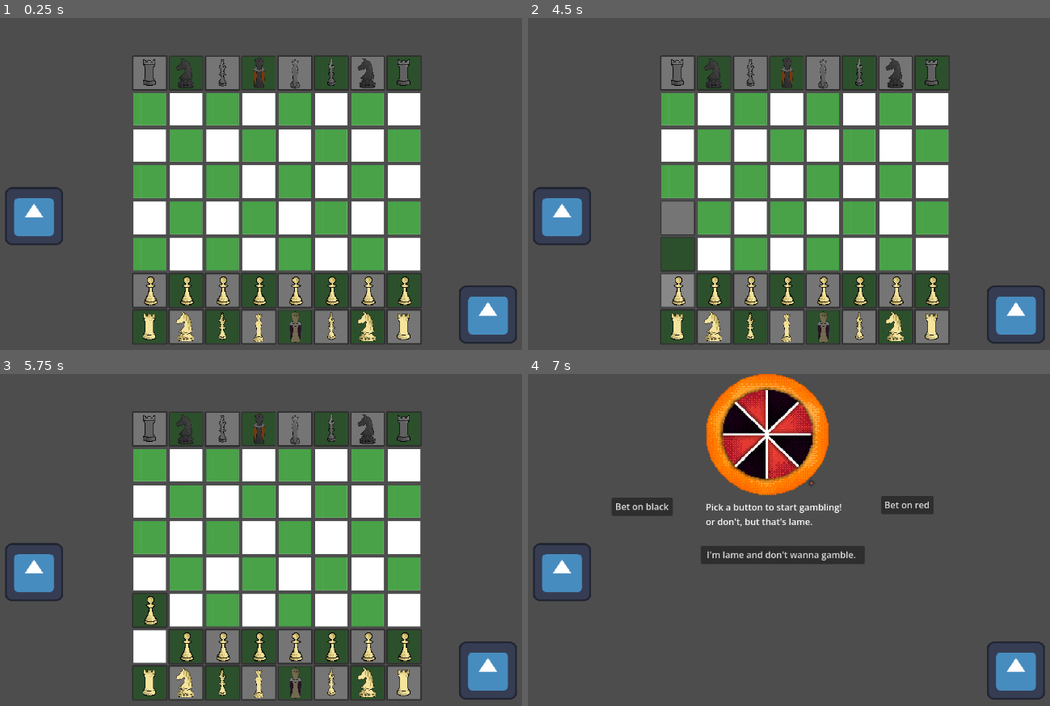
Above: before the commit, frames 1-4 (two rows, left to right).
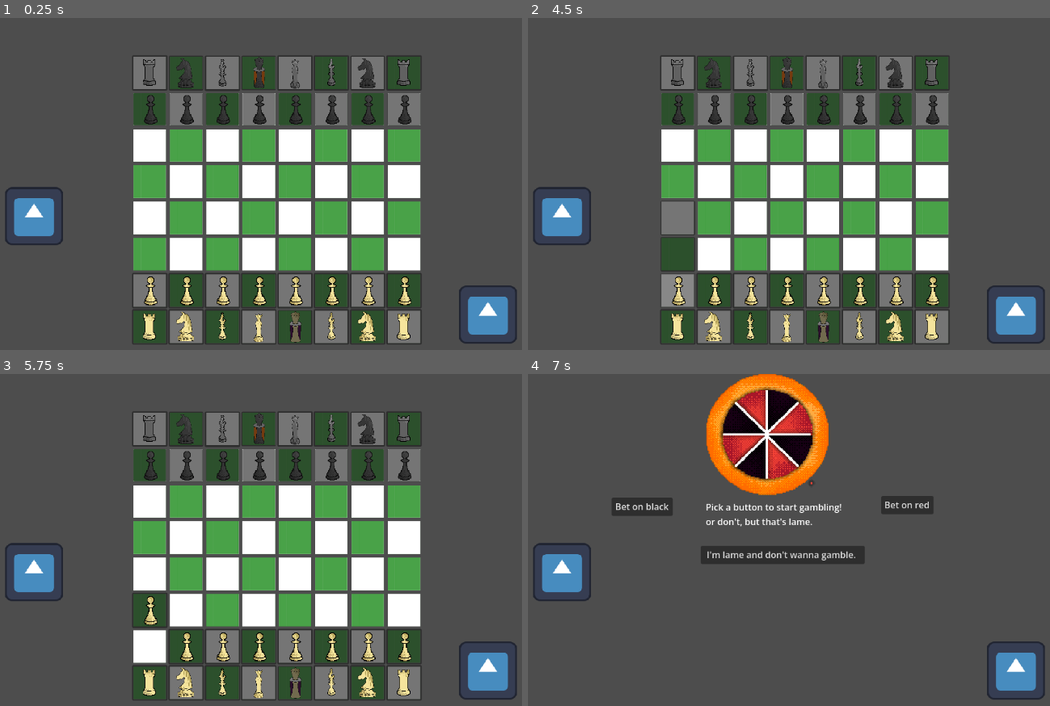
Above: after the commit, the same moments.

Repository: soligso-cpu/Chess-II-The-final-dlc-real-
Game: Godot game, scene res://Scenes/board.tscn
Two runs of this game, one before a commit and one after it. Both use one fixed random seed, a clock stepped at 60 frames per second and the inputs below. The engine's default icon, where the game draws it, is replaced by a stand-in: a white triangle on a blue panel in a dark square.
Inputs (mouse positions are in pixels of both pictures, inside the frame that each line leads up to):
- Up to frame 1 (0.25 s): no input
- Up to frame 2 (4.5 s): click (715, 326) at 0.52 s; click (789, 326) at 1.25 s; click (679, 326) at 2.02 s; click (752, 326) at 2.77 s; click (825, 326) at 3.5 s; click (679, 290) at 4.27 s
- Up to frame 3 (5.75 s): click (151, 609) at 5 s
- Up to frame 4 (7 s): tap Enter (ui_accept) at 5.75, 6.02, 6.5, 6.77 s; move the mouse to (1013, 672) at 5.77 s; hold Right (ui_right) from 5.78 s (still down); click (1013, 672) at 5.85 s; move the mouse to (564, 569) at 6.52 s; click (564, 569) at 6.6 s

The runs differ from the first frame. In frame 1, 4.9% of the frame differs, in the area x 25-81%, y 22-33%; in frame 2, 4.9%; in frame 3, 4.9%; in frame 4, nothing differs.

Commit message:
king fixing (he cant move diagonally)

Diff:
--- a/chess-ii--the-final-dlc/Scenes/board.tscn
+++ b/chess-ii--the-final-dlc/Scenes/board.tscn
@@ -16,6 +16,7 @@
 [ext_resource type="Texture2D" uid="uid://e33lej5yidwe" path="res://icon.svg" id="11_upw65"]
 [ext_resource type="Script" uid="uid://c2keaju0uuy74" path="res://Scripts/roulette_transport.gd" id="12_d7frl"]
 [ext_resource type="PackedScene" uid="uid://l0g2chhunsiv" path="res://Scenes/king_black.tscn" id="13_2cdyc"]
+[ext_resource type="PackedScene" uid="uid://cftk3c535i0r0" path="res://Scenes/pawn_black.tscn" id="14_2cdyc"]
 [ext_resource type="Texture2D" uid="uid://dos51bvteqds" path="res://Sprites/Tilemaps/Gamble.jpg" id="14_7iy1p"]
 
 [sub_resource type="RectangleShape2D" id="RectangleShape2D_shhme"]
@@ -645,28 +646,28 @@
 
 [node name="BlackPawns" type="Node2D" parent="Black" unique_id=572562130]
 
-[node name="Pawn9" parent="Black/BlackPawns" unique_id=1873266235]
+[node name="Pawn" parent="Black/BlackPawns" unique_id=273139928 instance=ExtResource("14_2cdyc")]
 position = Vector2(338, 123)
 
-[node name="Pawn10" parent="Black/BlackPawns" unique_id=1614310368]
+[node name="Pawn2" parent="Black/BlackPawns" unique_id=2328780 instance=ExtResource("14_2cdyc")]
 position = Vector2(418, 123)
 
-[node name="Pawn11" parent="Black/BlackPawns" unique_id=1036945592]
+[node name="Pawn3" parent="Black/BlackPawns" unique_id=998544226 instance=ExtResource("14_2cdyc")]
 position = Vector2(498, 123)
 
-[node name="Pawn12" parent="Black/BlackPawns" unique_id=1474532087]
+[node name="Pawn4" parent="Black/BlackPawns" unique_id=1089025073 instance=ExtResource("14_2cdyc")]
 position = Vector2(578, 123)
 
-[node name="Pawn13" parent="Black/BlackPawns" unique_id=1190208367]
+[node name="Pawn5" parent="Black/BlackPawns" unique_id=194757362 instance=ExtResource("14_2cdyc")]
 position = Vector2(658, 123)
 
-[node name="Pawn14" parent="Black/BlackPawns" unique_id=748202758]
+[node name="Pawn6" parent="Black/BlackPawns" unique_id=1072286131 instance=ExtResource("14_2cdyc")]
 position = Vector2(738, 123)
 
-[node name="Pawn15" parent="Black/BlackPawns" unique_id=162669236]
+[node name="Pawn7" parent="Black/BlackPawns" unique_id=1609065919 instance=ExtResource("14_2cdyc")]
 position = Vector2(818, 123)
 
-[node name="Pawn16" parent="Black/BlackPawns" unique_id=451976920]
+[node name="Pawn8" parent="Black/BlackPawns" unique_id=1706449368 instance=ExtResource("14_2cdyc")]
 position = Vector2(898, 123)
 
 [node name="LoreOrganizer" type="Node2D" parent="." unique_id=486928420]
--- a/chess-ii--the-final-dlc/Scripts/Globals.gd
+++ b/chess-ii--the-final-dlc/Scripts/Globals.gd
@@ -160,6 +160,11 @@
 var promotion_instance_position
 var promotion_instance_tile
 var promotion_instance_tile_group
+
+var piece_attacking_king: String
+var piece_attacking_king_direction: String
+var white_in_check
+var black_in_check
 
 var piece_focused = ""
 
--- a/chess-ii--the-final-dlc/Scripts/king.gd
+++ b/chess-ii--the-final-dlc/Scripts/king.gd
@@ -78,6 +78,25 @@
 		else:
 			if($MovementMarkers/Left3/Left3Sprite/Left3Area.get_overlapping_bodies().is_empty()):
 				enemy_left3 = false
+
+	if($MovementMarkers/FL/FLSprite/FLArea.get_overlapping_bodies().is_empty()):
+		if(!fl_touching_border):
+			enemy_fl = false
+			close_to_king_fl = false
+		else:
+			if($MovementMarkers/FL/FLSprite/FLArea.get_overlapping_bodies().is_empty()):
+				enemy_fl = false
+				close_to_king_fl = false
+
+
+	if($MovementMarkers/FR/FRSprite/FRArea.get_overlapping_bodies().is_empty()):
+		if(!fr_touching_border):
+			enemy_fr = false
+			close_to_king_fr = false
+		else:
+			if($MovementMarkers/FR/FRSprite/FRArea.get_overlapping_bodies().is_empty()):
+				enemy_fr = false
+				close_to_king_fr = false
 
 	if(self.name == "BlackKing"):
 		if(Globals.rook_a1_moved):
--- a/chess-ii--the-final-dlc/Scripts/queen.gd
+++ b/chess-ii--the-final-dlc/Scripts/queen.gd
@@ -10,6 +10,7 @@
 var fl_touching_border
 var br_touching_border
 var bl_touching_border
+
 
 var tile
 var tile_group
@@ -1756,20 +1757,45 @@
 func _on_back_1_area_body_entered(body: Node2D) -> void:
 	back1_tile = body.tile
 	back1_tile_group = body.tile_group
-	if(body.is_in_group("White")):
-		if(self.is_in_group("White")):
+	# IF THE KING IS IN CHECK
+	if(self.is_in_group("White") && Globals.white_in_check):
+		if(body.is_in_group(Globals.piece_attacking_king)):
 			enemy_back1 = true
-			back_touching_border = true
-		else:
+			touching_border = false
+	elif(self.is_in_group("Black") && Globals.black_in_check):
+		if(body.is_in_group(Globals.piece_attacking_king)):
 			enemy_back1 = true
-			back_touching_border = false
-	elif(body.is_in_group("Black")):
-		if(self.is_in_group("Black")):
-			enemy_back1 = true
-			back_touching_border = true
-		else:
-			enemy_back1 = true
-			back_touching_border = false
+			touching_border = false
+	elif(self.is_in_group("Black") && Globals.white_in_check):
+		if(body.is_in_group("White")):
+				enemy_back1 = true
+				back_touching_border = false
+		elif(body.is_in_group("Black")):
+			if(self.is_in_group("Black")):
+				enemy_back1 = true
+				back_touching_border = true
+	elif(self.is_in_group("White") && Globals.black_in_check):
+		if(body.is_in_group("White")):
+				enemy_back1 = true
+				back_touching_border = true
+		elif(body.is_in_group("Black")):
+				enemy_back1 = true
+				back_touching_border = false
+	elif(Globals.black_in_check == false && Globals.white_in_check == false):
+		if(body.is_in_group("White")):
+			if(self.is_in_group("White")):
+				enemy_back1 = true
+				back_touching_border = true
+			else:
+				enemy_back1 = true
+				back_touching_border = false
+		elif(body.is_in_group("Black")):
+			if(self.is_in_group("Black")):
+				enemy_back1 = true
+				back_touching_border = true
+			else:
+				enemy_back1 = true
+				back_touching_border = false
 
 
 func _on_back_1_area_body_exited(body: Node2D) -> void:
